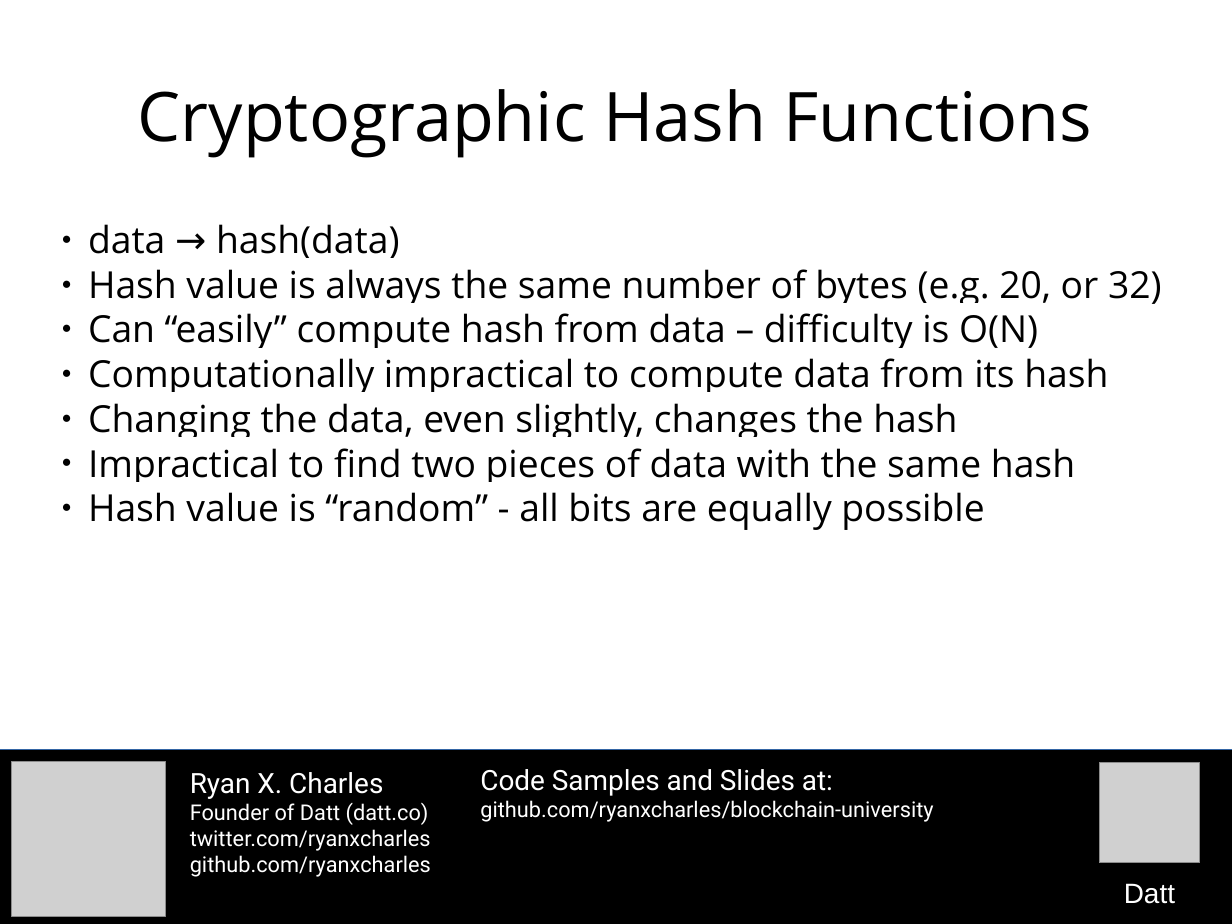
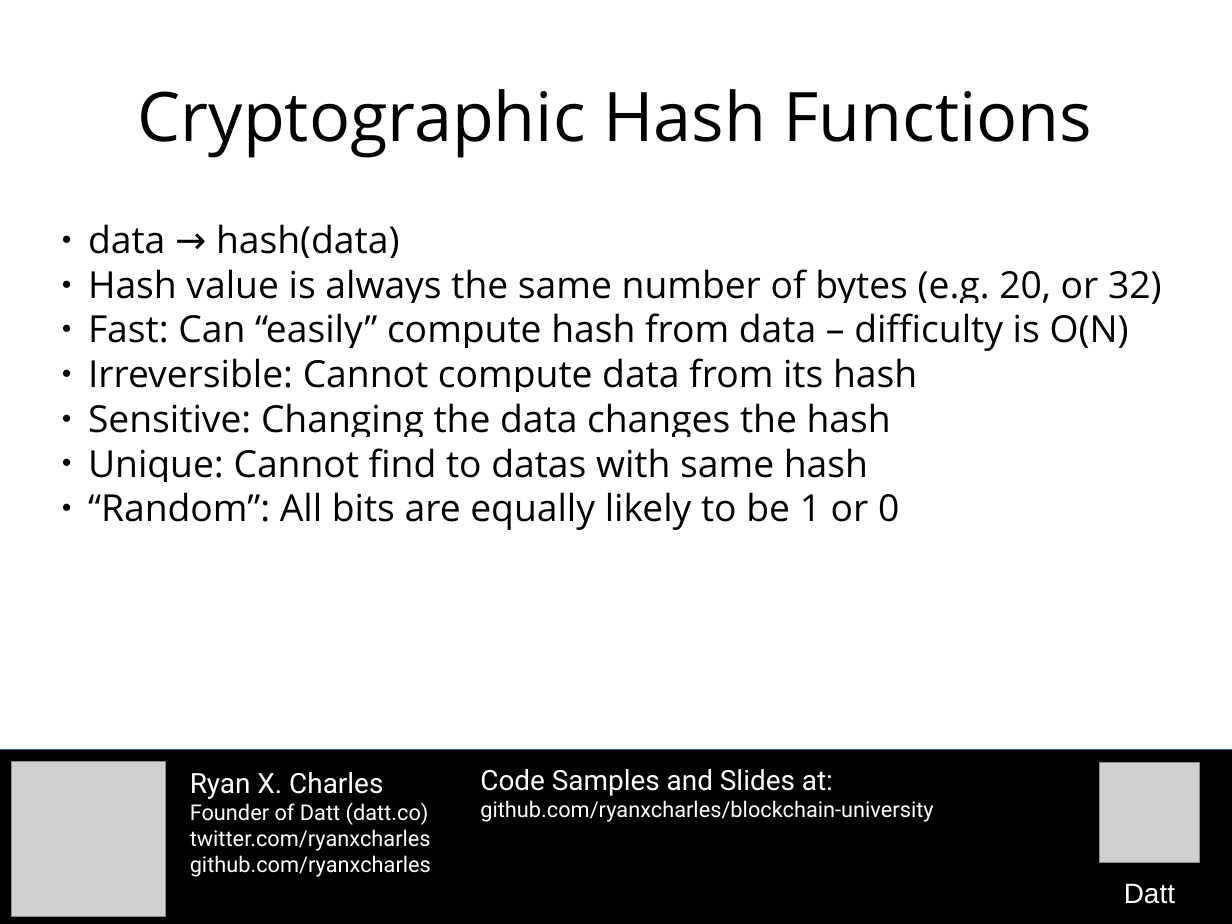
Before and after one commit to camelash/blockchain-university, a slide deck: slide 3 of slides/2015-10-26-bitcoin-cryptography.odp (slide 4 before the commit). Drawn at 1232x924 pixels with LibreOffice and Linux fonts; fonts in the diff are those of the drawing; grey boxes stand for pictures. Boxes give left, top, right and bottom in pixels: in the first picture for what was removed or moved away, otherwise in the second. Text is boxed around its words. In the diff, an @@ line names an element or a change of style, - is before the commit and + after.

```diff
--- a/slides/2015-10-26-bitcoin-cryptography.odp
+++ b/slides/2015-10-26-bitcoin-cryptography.odp
@@ text at box(88, 313, 1129, 530): text changed @@
-● Can “easily” compute hash from data – difficulty is O(N)
-● Computationally impractical to compute data from its hash
-● Changing the data, even slightly, changes the hash
-● Impractical to find two pieces of data with the same hash
-● Hash value is “random” - all bits are equally possible
+● Fast: Can “easily” compute hash from data – difficulty is O(N)
+● Irreversible: Cannot compute data from its hash
+● Sensitive: Changing the data changes the hash
+● Unique: Cannot find to datas with same hash
+● “Random”: All bits are equally likely to be 1 or 0
```
Also in this commit, not shown: 9 other slides changed, 7 slides added, 3 other files.
